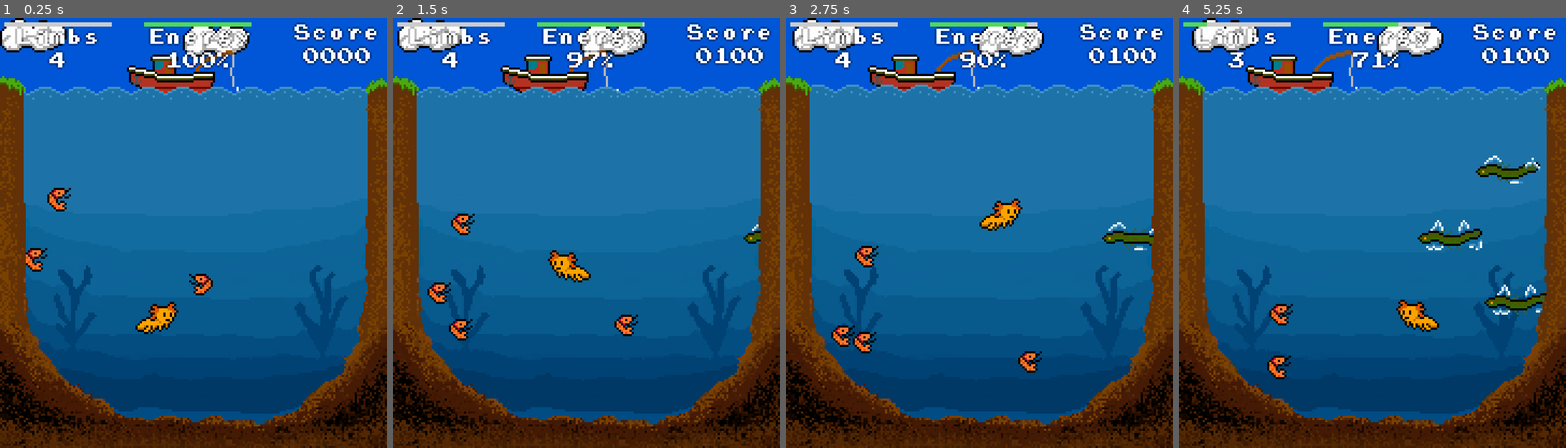
Above: before the commit, frames 1-4 (left to right).
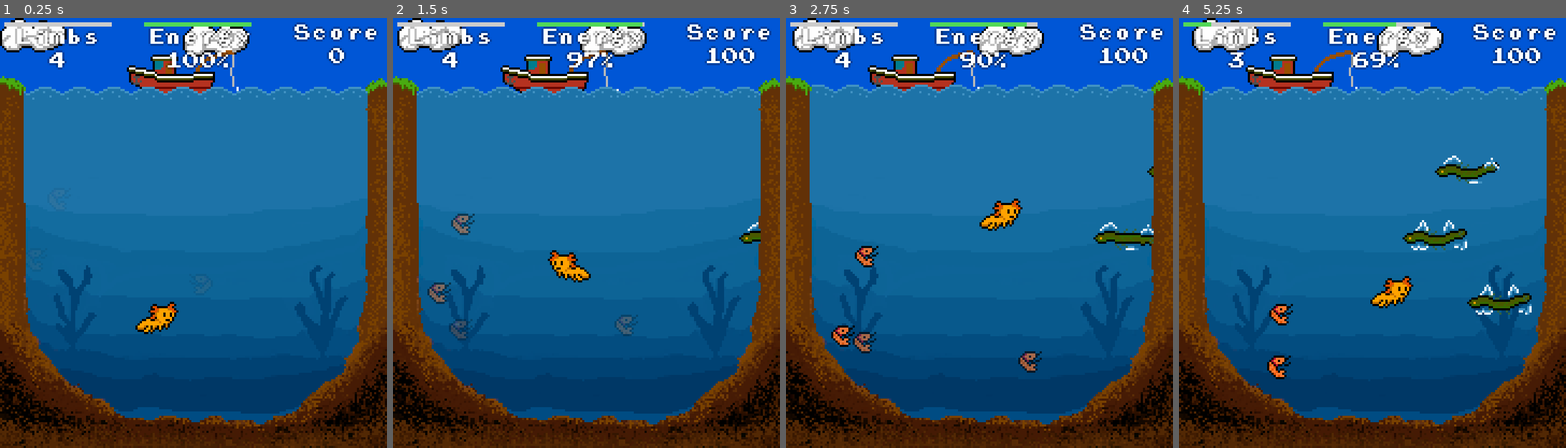
Above: after the commit, the same moments.

Repository: Krumelur/Xogotl
Game: Godot game, scene res://scenes/main/game_main.tscn
Two runs of this game, one before a commit and one after it. Both use one fixed random seed, a clock stepped at 60 frames per second and the inputs below.
Inputs (mouse positions are in pixels of both pictures, inside the frame that each line leads up to):
- Up to frame 1 (0.25 s): no input
- Up to frame 2 (1.5 s): move the mouse to (671, 211) at 0.52 s; click (671, 211) at 0.67 s; drag from (509, 254) to (590, 284) at 1.27 s
- Up to frame 3 (2.75 s): move the mouse to (1018, 138) at 2.02 s; click (1018, 138) at 2.17 s
- Up to frame 4 (5.25 s): drag from (1353, 319) to (1403, 211) at 2.77 s; move the mouse to (1488, 297) at 3.52 s; click (1488, 297) at 3.67 s; drag from (1256, 168) to (1480, 237) at 4.27 s; move the mouse to (1391, 233) at 5.02 s; click (1391, 233) at 5.17 s

The runs differ from the first frame. In frame 1, 1.2% of the frame differs, in the area x 6-97%, y 6-65%; in frame 2, 1.5%; in frame 3, 1.4%; in frame 4, 4.2%, in the area x 7-97%, y 1-73%.

Commit message:
Minor fixes

Diff:
--- a/XogotProject/project.godot
+++ b/XogotProject/project.godot
@@ -57,32 +57,33 @@
 [xogot]
 
 project/editorState=[{
-"column": 0,
-"line": 10,
-"path": "res://scenes/pond_inhabitants/fish_bone.gd",
-"type": "file"
-}, {
-"column": 39,
-"current": true,
-"line": 15,
-"path": "res://scenes/xogotl/xogotl.gd",
+"column": 10,
+"line": 65,
+"path": "res://scenes/main/game_main.gd",
 "type": "file"
 }, {
 "column": 0,
-"line": 9,
-"path": "res://scenes/pond_inhabitants/base/pond_inhabitant_collider.gd",
+"line": 131,
+"path": "res://addons/logger/logger.gd",
 "type": "file"
 }, {
-"column": 0,
-"line": 2,
-"path": "res://scenes/main/global.gd",
+"column": 20,
+"line": 24,
+"path": "res://scenes/main/hud.gd",
 "type": "file"
 }, {
-"column": 0,
-"line": 25,
-"path": "res://scenes/main/game_main.gd",
+"column": 30,
+"line": 6,
+"path": "res://scenes/pond_inhabitants/shrimp.gd",
+"type": "file"
+}, {
+"column": 28,
+"current": true,
+"line": 4,
+"path": "res://scenes/pond_inhabitants/eel.gd",
 "type": "file"
 }]
 project/breakpoints={
+"res://scenes/main/game_main.gd": PackedInt32Array(),
 "res://xogotl.gd": PackedInt32Array()
 }
--- a/XogotProject/scenes/main/game_main.gd
+++ b/XogotProject/scenes/main/game_main.gd
@@ -4,9 +4,12 @@
 
 extends Node2D
 
-@export var increas_max_eels_score : int = 1000
+# Defines how many points player has to score before a new eel is added
+# as an enemy.
+@export var increase_max_eels_score_threshold : int = 1000
 @export var max_shrimps : int = 4
 @export var max_eels : int = 3
+
 
 @onready var waves_root : Node2D = $Playfield/WavesRoot
 @onready var hud : Hud = $CanvasLayerHud/HudRoot
@@ -17,10 +20,23 @@
 @onready var boat : Boat = $Playfield/Boat
 
 var is_game_over : bool = false
+var next_eel_score : int = 0
 
 var score : int = 0:
 	set(value):
 		GodotLogger.info("Score", value)
+		# Check if a new eel is added.
+		if score > 0:
+			var diff : int = value - score
+			next_eel_score += diff
+			if next_eel_score >= increase_max_eels_score_threshold:
+				next_eel_score -= increase_max_eels_score_threshold
+				max_eels += 1
+				GodotLogger.info("New max eels", max_eels)
+		else:
+			next_eel_score = 0
+
+		# Update regular score.
 		score = value
 		hud.update_score(score)
 
@@ -46,6 +62,8 @@
 func _ready() -> void:
 	is_game_over = false
 	hud.hide_game_over()
+
+	score = 0
 
 	# A tween to make waves animate up and down.
 	var waves_tween = create_tween()
@@ -73,11 +91,6 @@
 func _process(delta: float) -> void:
 	if is_game_over:
 		return
-
-	# TODO: Fix!
-	if score > 0 and (score % increas_max_eels_score == 0):
-		max_eels += 1
-		GodotLogger.info("New max eels", max_eels)
 
 	var num_shrimps : int = get_tree().get_node_count_in_group("GROUP_SHRIMP")
 	var num_eels : int = get_tree().get_node_count_in_group("GROUP_EEL")
--- a/XogotProject/scenes/main/hud.gd
+++ b/XogotProject/scenes/main/hud.gd
@@ -22,7 +22,7 @@
 
 
 func update_score(score : int) -> void:
-	$Score.text = "Score\n%04d" % score
+	$Score.text = "Score\n%d" % score
 
 
 func update_limbs(num_limbs : int, grow_progress : float) -> void:
--- a/XogotProject/scenes/pond_inhabitants/eel.gd
+++ b/XogotProject/scenes/pond_inhabitants/eel.gd
@@ -2,7 +2,7 @@
 extends PondInhabitant
 
 const MIN_SPEED : float = 13
-const MAX_SPEED : float = 20
+const MAX_SPEED : float = 30
 const MIN_Y : int = 40
 const MAX_Y : int = 170
 
--- a/XogotProject/scenes/pond_inhabitants/shrimp.gd
+++ b/XogotProject/scenes/pond_inhabitants/shrimp.gd
@@ -12,6 +12,7 @@
 
 
 var wobble_tween : Tween
+var fadein_tween : Tween
 var direction : int = 0
 var drift : float = 0
 var speed : float = 4
@@ -29,12 +30,21 @@
 	position.x = randf_range(MIN_X, MAX_X)
 	position.y = randf_range(MIN_Y, MAX_Y)
 
+	# Fade in sprite as shrimp is added.
+	sprite.self_modulate.a = 0.0
+	fadein_tween = create_tween()
+	fadein_tween.tween_property(sprite, "self_modulate:a", 1.0, 3)
+	fadein_tween.set_loops(1)
+	fadein_tween.play()
+
+
 func _ready() -> void:
 	wobble_tween = create_tween()
 	wobble_tween.tween_property(sprite, "position:y", wobble_strength, wobble_duration).as_relative()
 	wobble_tween.tween_property(sprite, "position:y", -wobble_strength, wobble_duration).as_relative()
 	wobble_tween.set_loops(0)
 	wobble_tween.play()
+
 
 	initialize()
 
Not shown, changed: XogotProject/gfx/NES_palette.png.import
Not shown, changed: XogotProject/gfx/background_walls.png.import
Not shown, changed: XogotProject/gfx/background_water.png.import
Not shown, changed: XogotProject/gfx/cloud.png.import
Not shown, changed: XogotProject/gfx/fish.png.import
Not shown, changed: XogotProject/gfx/shrimp.png.import
Not shown, changed: XogotProject/gfx/worm.png.import
Not shown, changed: XogotProject/icon.svg.import
